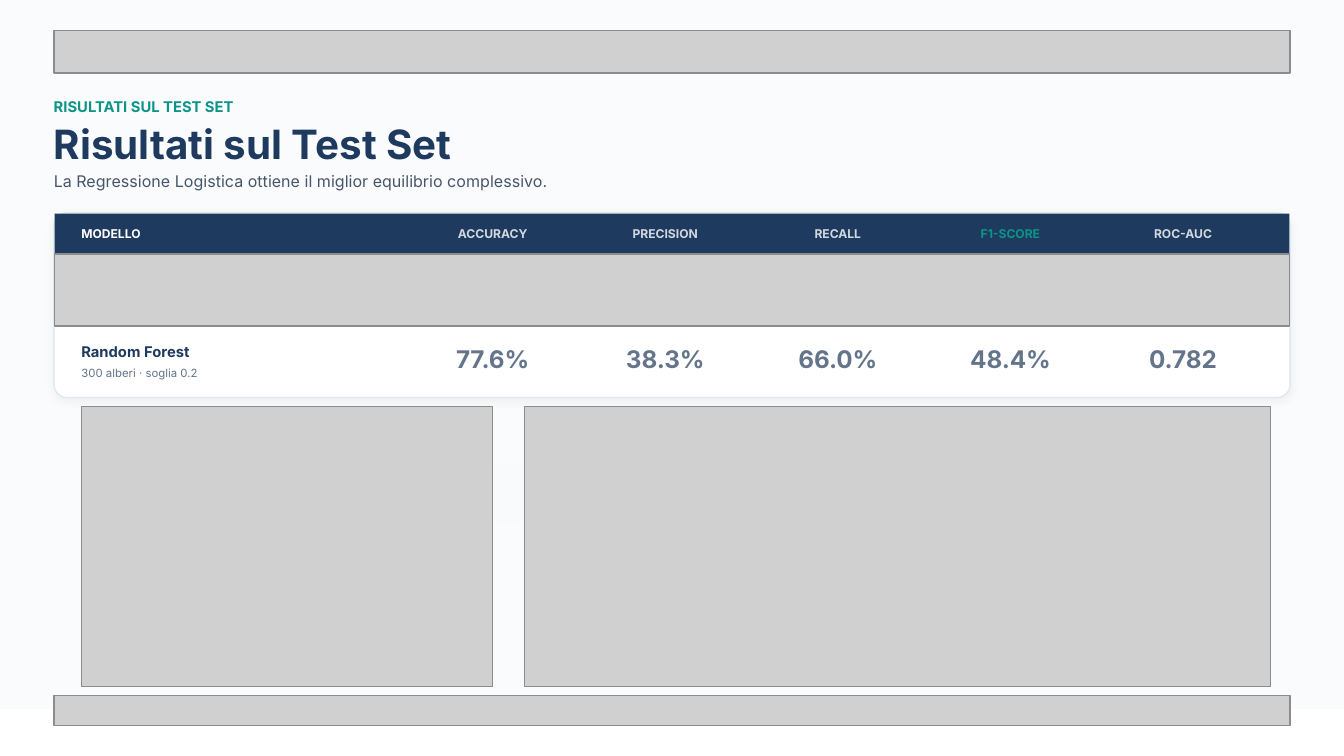
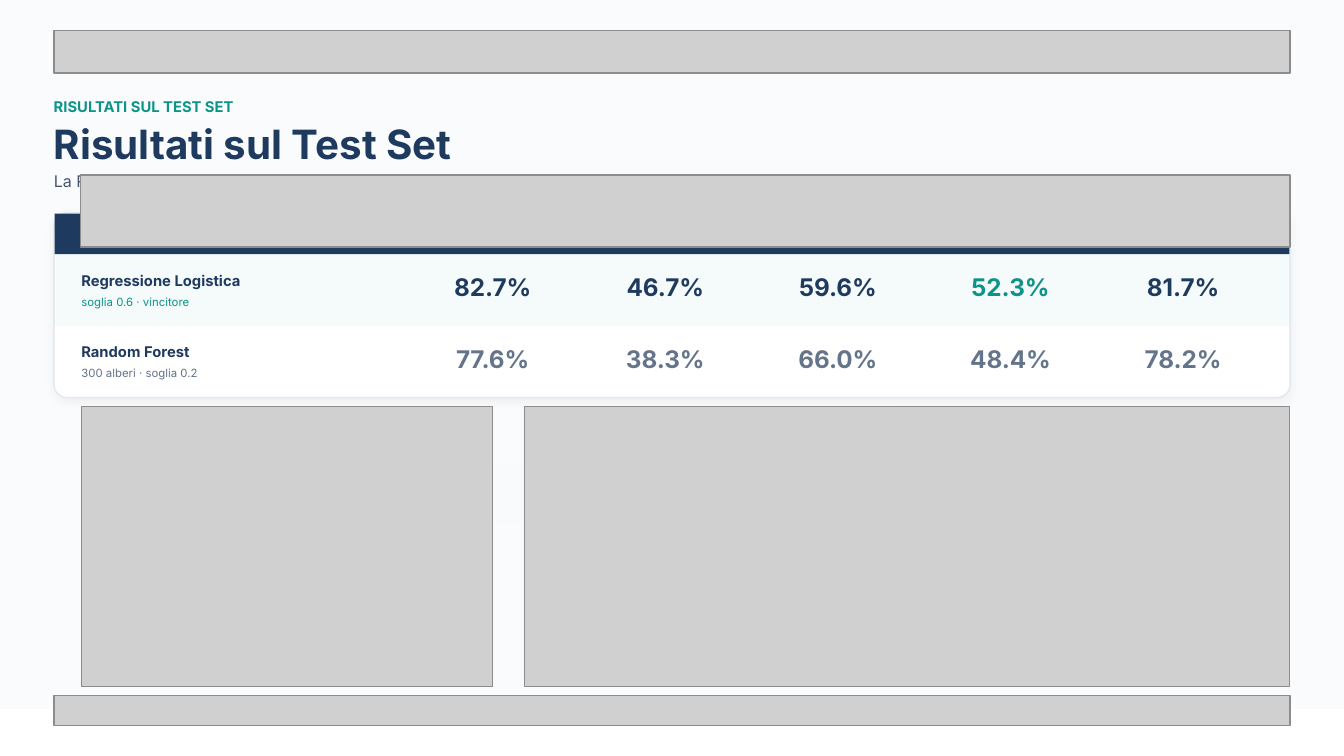
Before and after one commit to OlgaShopieva/adabi-hr-attrition-prediction, a slide deck: slide 7 of HR-Attrition-Prediction.pptx. Drawn at 1344x756 pixels with LibreOffice and Linux fonts; fonts in the diff are those of the drawing; grey boxes stand for pictures. Boxes give left, top, right and bottom in pixels: in the first picture for what was removed or moved away, otherwise in the second. Text is boxed around its words. In the diff, an @@ line names an element or a change of style, - is before the commit and + after.

```diff
--- a/HR-Attrition-Prediction.pptx
+++ b/HR-Attrition-Prediction.pptx
@@ picture: place and size @@
-picture at (55, 254, 1290, 327)
+picture at (81, 175, 1290, 247)
@@ text removed at (81, 229, 140, 238) @@
-MODELLO
@@ text removed at (458, 229, 527, 238) @@
-ACCURACY
@@ text removed at (633, 229, 698, 238) @@
-PRECISION
@@ text removed at (815, 229, 862, 238) @@
-RECALL
@@ text removed at (981, 229, 1040, 238) @@
-F1-SCORE
@@ text removed at (1154, 229, 1212, 238) @@
-ROC-AUC
@@ rectangle added at (55, 254, 1290, 327), fill #0D9488 at 4% opacity @@
@@ text added at (81, 274, 241, 289), 7.9 pt, text #1E3A5F, bold @@
+Regressione Logistica
@@ text added at (81, 297, 189, 309), 6.1 pt, text #0D9488 @@
+soglia 0.6 · vincitore
@@ text added at (454, 278, 531, 297), 13 pt, text #1E3A5F, bold @@
+82.7%
@@ text added at (627, 278, 705, 297), 13 pt, text #1E3A5F, bold @@
+46.7%
@@ text added at (799, 278, 877, 297), 13 pt, text #1E3A5F, bold @@
+59.6%
@@ text added at (971, 278, 1049, 297), 13 pt, text #0D9488, bold @@
+52.3%
@@ text added at (1147, 278, 1219, 297), 13 pt, text #1E3A5F, bold @@
+81.7%
@@ text at (1145, 350, 1222, 369): text changed @@
-0.782
+78.2%
@@ picture: place and size @@
-picture at (524, 406, 1270, 685)
+picture at (524, 406, 1289, 685)
```
Also in this commit, not shown: 1 other slide changed.
